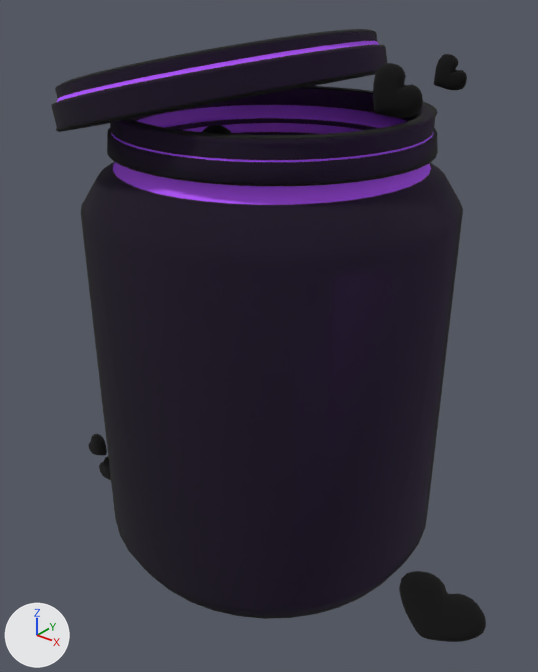
The glTF model heart_can.glb, before and after one commit.
Both versions are drawn from a 50 mm camera at (2.79, -3.48, 3.84) aimed at (-0.07, 0.09, 1.62). The lights are fixed; the arrows at lower left show +X, +Y and +Z. The older version comes first. Where no turn or scale is listed for an object, it has been applied to the vertices.
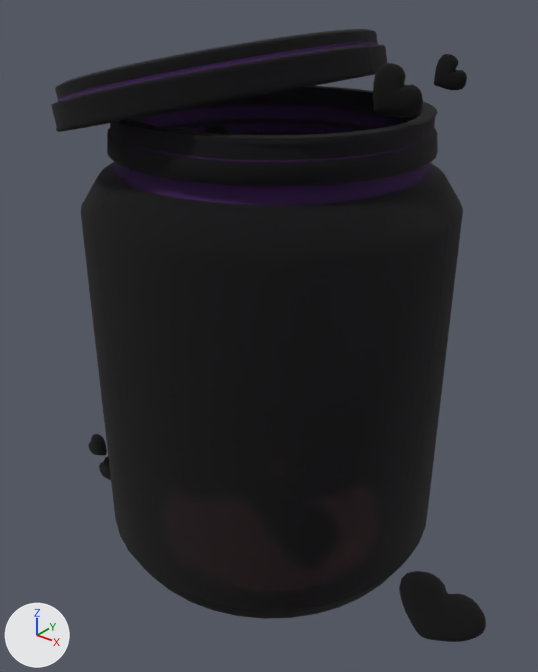
Pixel boxes (x1, y1, x2, y2) of what changed, in the pictures (538 x 672 px):
'Object_8', surface changed
    both: (57, 41, 434, 205)

The change in detail:
In material 'lambert4SG' (mat_lambert4sg), alpha goes from 1.0 to 0.0624.
